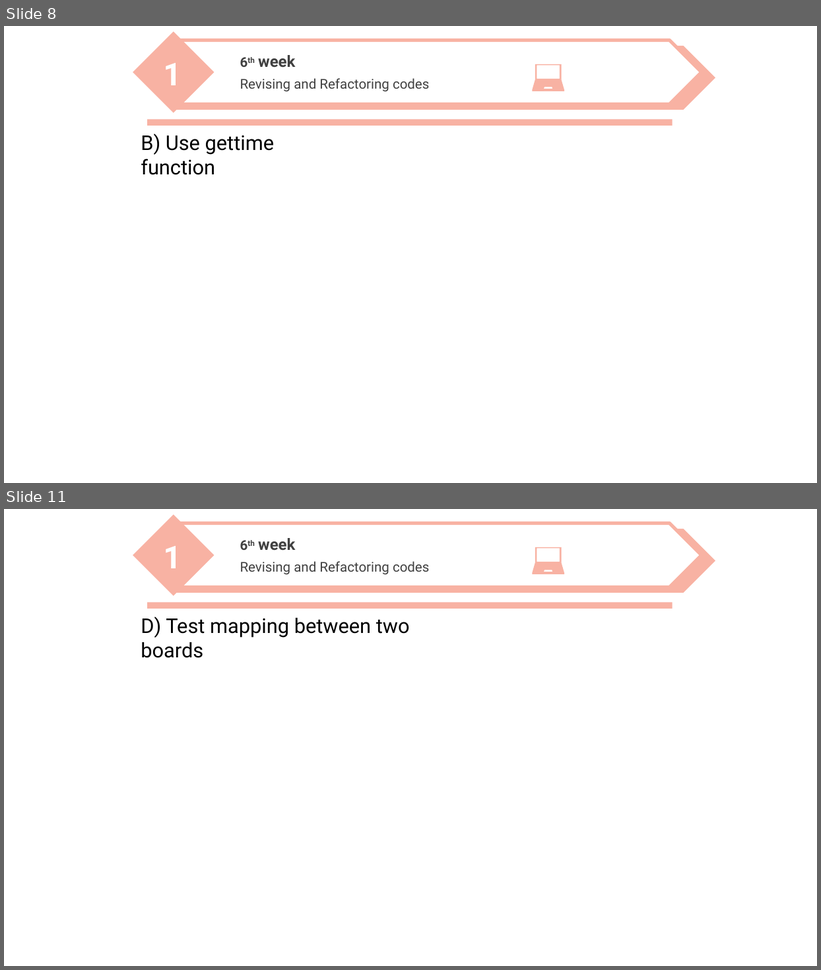
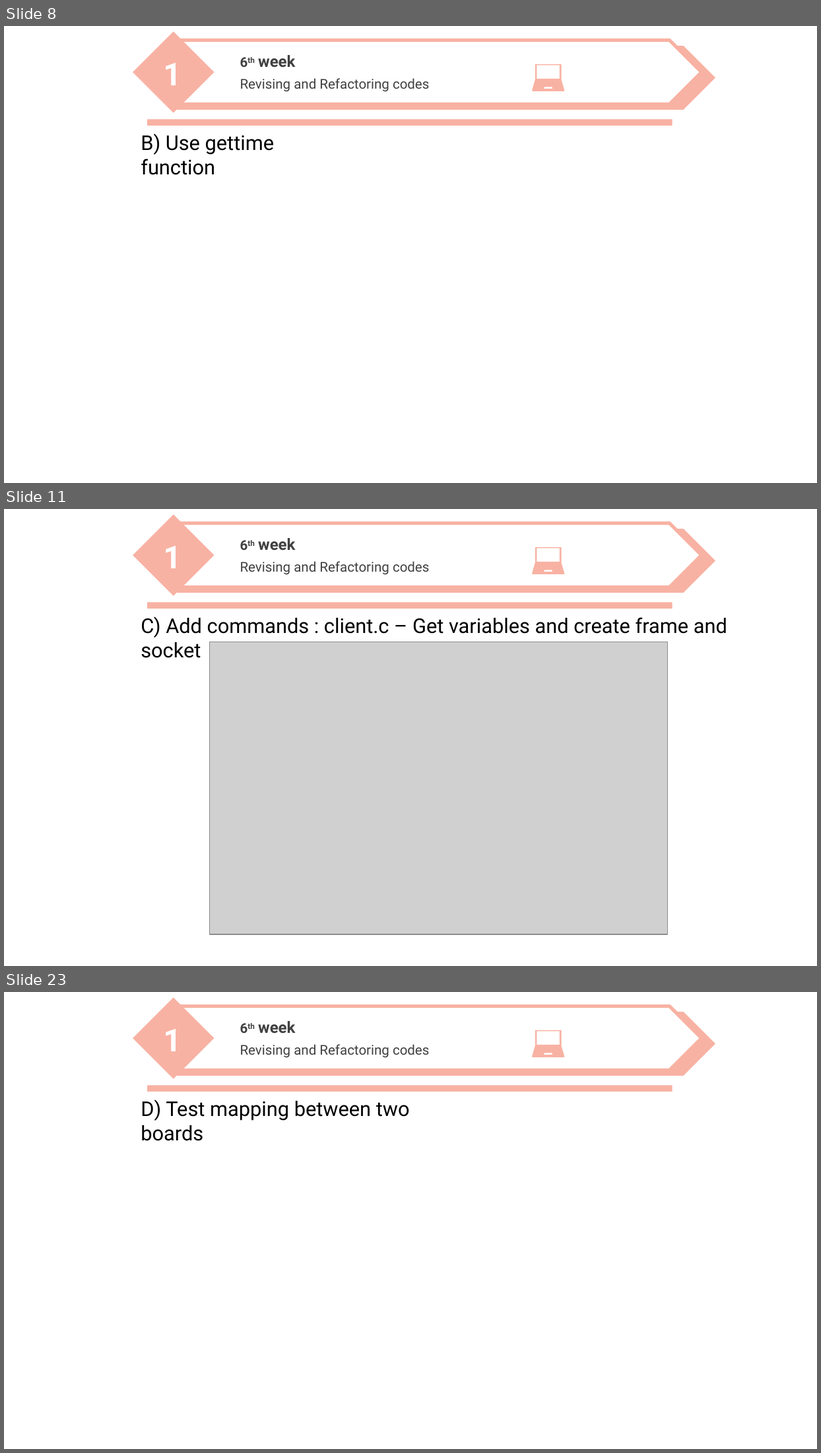
Before and after one commit to nicesick/Prototyping-Delay-Aware-V2X-Safe-Communications, a slide deck: presentation/presentation_3.pptx. Shown one above the other, each under a label of ours: slides 8 and 11 before the commit, slides 8, 11 and 23 after it; the slides between them are not shown. The pictures are 821x970 and 821x1453 pixels, drawn with LibreOffice and Linux fonts; fonts in the diff are those of the drawing; grey boxes stand for pictures; background and template pictures are left out. Boxes give left, top, right and bottom in pixels: in the first picture for what was removed or moved away, otherwise in the second. Text is boxed around its words. In the diff, an @@ line names an element or a change of style, - is before the commit and + after.

```diff
--- a/presentation/presentation_3.pptx
+++ b/presentation/presentation_3.pptx
@@ slide 11 added at box(4, 509, 817, 966), background picture (left out) @@
@@ freeform shape added at box(533, 547, 565, 574), fill #F8B2A3 @@
@@ group added at box(133, 515, 715, 596): 3 texts, 2 pentagon arrows, 1 diamond @@
+1
+6th week
+Revising and Refactoring codes
@@ rectangle added at box(147, 603, 673, 609), fill #F8B2A3 @@
@@ text added at box(141, 617, 727, 638), 18 pt, text #000000 @@
+C) Add commands : client.c – Get variables and create frame and socket
@@ picture added at box(210, 642, 667, 935) @@
@@ what was slide 11 is now slide 23 @@
```
Also in this commit, not shown: 2 slides changed, 11 other slides added, 1 other file.
